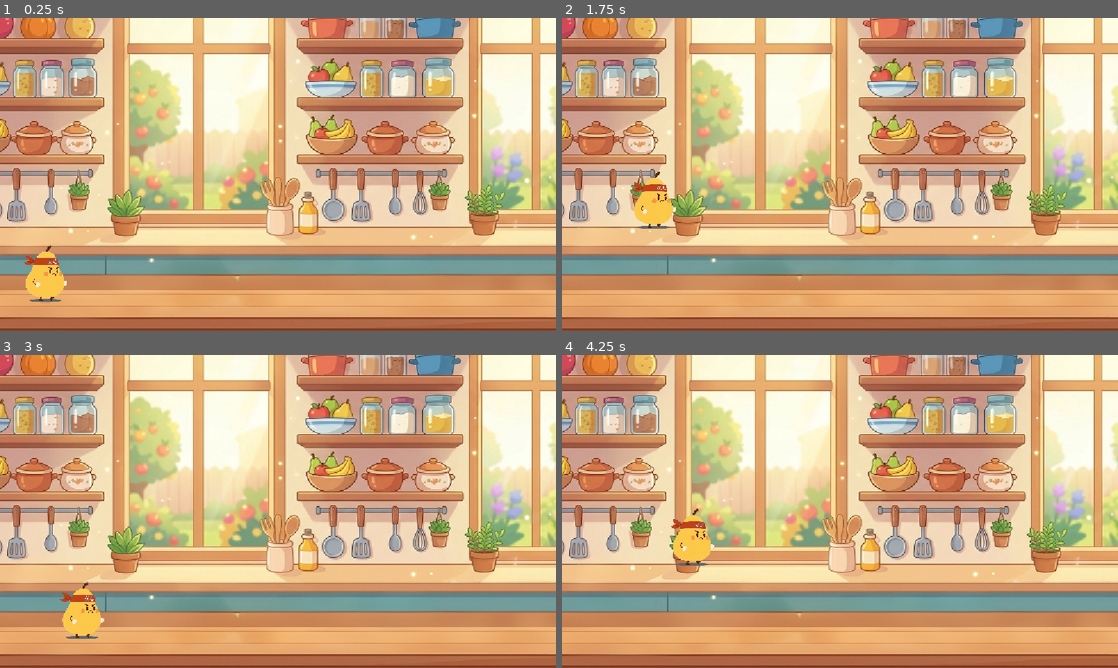
Above: before the commit, frames 1-4 (two rows, left to right).
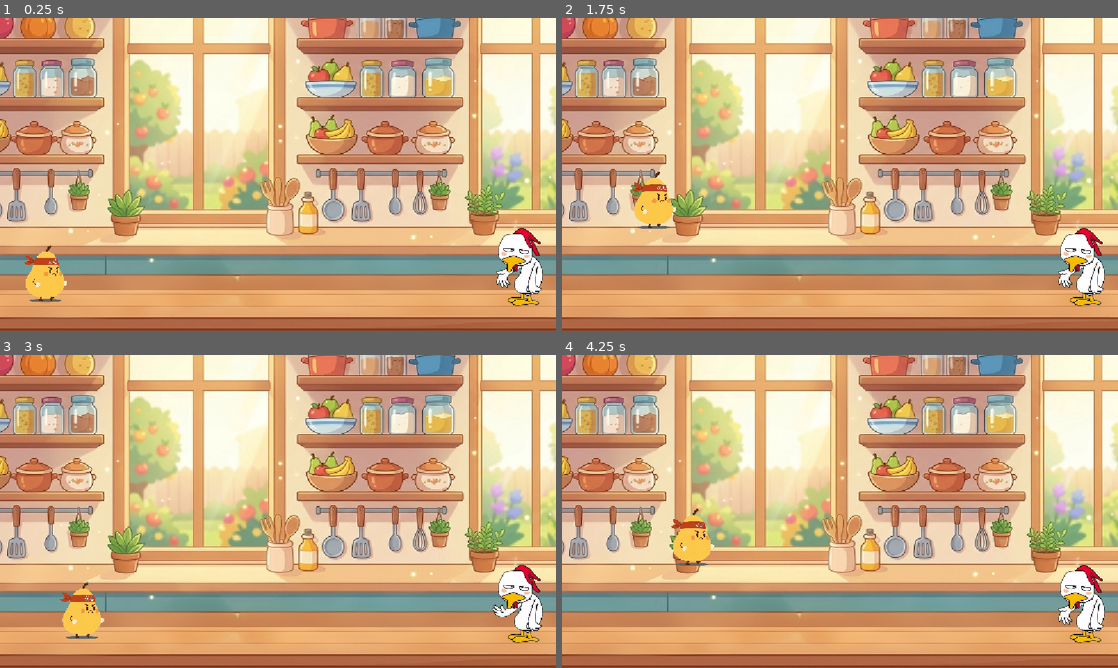
Above: after the commit, the same moments.

Repository: lingdu2012/lixiaozhi
Game: Godot game, scene res://scene/game.tscn
The game is run twice, just before and just after one commit, with the same random seed, the same clock (stepped at 60 frames per second) and the same inputs.
Inputs:
- Up to frame 1 (0.25 s): no input
- Up to frame 2 (1.75 s): tap Enter (ui_accept) at 0.5, 0.77, 1.52 s; hold Right (ui_right) from 0.53 s (still down)
- Up to frame 3 (3 s): release Right (ui_right) at 2.03 s; hold Left (ui_left) 2.03-2.78 s; hold Right (ui_right) from 2.78 s (still down)
- Up to frame 4 (4.25 s): keep holding Right (ui_right); tap Enter (ui_accept) at 3.02, 3.77 s

The runs differ from the first frame. In frame 1, 1.4% of the frame differs, in the area x 89-98%, y 67-92%; in frame 2, 1.4%; in frame 3, 1.4%; in frame 4, 1.4%.

Commit message:
add boss

Diff:
--- /dev/null
+++ b/scene/Boss.tscn
@@ -0,0 +1,73 @@
+[gd_scene format=3 uid="uid://cv8x6m6par54v"]
+
+[ext_resource type="Texture2D" uid="uid://y33bn6bxgfb4" path="res://assets/player/boss_list.png" id="1_argnt"]
+[ext_resource type="Script" path="res://scene/boss.gd" id="2_boss"]
+
+[sub_resource type="AtlasTexture" id="AtlasTexture_khboq"]
+atlas = ExtResource("1_argnt")
+region = Rect2(6480, 0, 720, 720)
+
+[sub_resource type="AtlasTexture" id="AtlasTexture_28qn0"]
+atlas = ExtResource("1_argnt")
+region = Rect2(7200, 0, 720, 720)
+
+[sub_resource type="AtlasTexture" id="AtlasTexture_ua7e3"]
+atlas = ExtResource("1_argnt")
+region = Rect2(10080, 0, 720, 720)
+
+[sub_resource type="AtlasTexture" id="AtlasTexture_0m2yu"]
+atlas = ExtResource("1_argnt")
+region = Rect2(11520, 0, 720, 720)
+
+[sub_resource type="AtlasTexture" id="AtlasTexture_adksj"]
+atlas = ExtResource("1_argnt")
+region = Rect2(12240, 0, 720, 720)
+
+[sub_resource type="AtlasTexture" id="AtlasTexture_cfmku"]
+atlas = ExtResource("1_argnt")
+region = Rect2(13680, 0, 720, 720)
+
+[sub_resource type="SpriteFrames" id="SpriteFrames_5cabw"]
+animations = [{
+"frames": [{
+"duration": 1.0,
+"texture": SubResource("AtlasTexture_khboq")
+}, {
+"duration": 1.0,
+"texture": SubResource("AtlasTexture_28qn0")
+}, {
+"duration": 1.0,
+"texture": SubResource("AtlasTexture_ua7e3")
+}, {
+"duration": 1.0,
+"texture": SubResource("AtlasTexture_0m2yu")
+}, {
+"duration": 1.0,
+"texture": SubResource("AtlasTexture_adksj")
+}, {
+"duration": 1.0,
+"texture": SubResource("AtlasTexture_cfmku")
+}],
+"loop": 1,
+"name": &"boss",
+"speed": 5.0
+}]
+
+[sub_resource type="RectangleShape2D" id="RectangleShape2D_nw4xl"]
+size = Vector2(336, 548)
+
+[node name="Boss" type="CharacterBody2D" unique_id=2127390112]
+script = ExtResource("2_boss")
+
+[node name="AnimatedSprite2D" type="AnimatedSprite2D" parent="." unique_id=1434643383]
+rotation = 3.1415927
+scale = Vector2(1, -1)
+sprite_frames = SubResource("SpriteFrames_5cabw")
+animation = &"boss"
+autoplay = "boss"
+frame_progress = 0.11039825
+speed_scale = 1.5
+
+[node name="CollisionShape2D" type="CollisionShape2D" parent="." unique_id=601131840]
+position = Vector2(20, 17)
+shape = SubResource("RectangleShape2D_nw4xl")
--- /dev/null
+++ b/scene/boss.gd
@@ -0,0 +1,20 @@
+extends CharacterBody2D
+
+@onready var body_shape: CollisionShape2D = $CollisionShape2D
+
+
+# Called every frame. 让 Boss 始终贴着画面右侧边缘
+func _process(_delta: float) -> void:
+	_keep_at_right_edge()
+
+
+# 把 Boss 贴在当前画面的右边缘（按碰撞体尺寸算实际体型，保证整个人都在画面里）
+func _keep_at_right_edge() -> void:
+	var camera := get_viewport().get_camera_2d()
+	if camera == null:
+		return
+	var shape := body_shape.shape as RectangleShape2D
+	# 从节点原点到身体右边缘的距离 = 碰撞体中心偏移 + 一半宽度，再乘上场景缩放
+	var half_body: float = (body_shape.position.x + shape.size.x * 0.5) * global_scale.x
+	var half_view: float = get_viewport().get_visible_rect().size.x * 0.5
+	position.x = camera.global_position.x + half_view - half_body-20
--- a/scene/game.tscn
+++ b/scene/game.tscn
@@ -3,6 +3,7 @@
 [ext_resource type="PackedScene" uid="uid://tnc5amks1qbp" path="res://scene/player.tscn" id="1_5kiuu"]
 [ext_resource type="Texture2D" uid="uid://cdkrs6uxo5sjn" path="res://assets/bg.png" id="1_dbls1"]
 [ext_resource type="Script" uid="uid://be25xndpch32t" path="res://scene/player.gd" id="3_33cqm"]
+[ext_resource type="PackedScene" uid="uid://cv8x6m6par54v" path="res://scene/Boss.tscn" id="4_xwcet"]
 
 [sub_resource type="RectangleShape2D" id="RectangleShape2D_ground"]
 size = Vector2(1600, 120)
@@ -20,6 +21,10 @@
 scale = Vector2(0.2, 0.2)
 script = ExtResource("3_33cqm")
 
+[node name="Boss" parent="." unique_id=726726238 instance=ExtResource("4_xwcet")]
+position = Vector2(413, 240)
+scale = Vector2(0.3, 0.3)
+
 [node name="Ground" type="StaticBody2D" parent="." unique_id=209480824]
 position = Vector2(0, 356)
 
--- a/scene/player.tscn
+++ b/scene/player.tscn
@@ -39,7 +39,7 @@
 }]
 
 [sub_resource type="RectangleShape2D" id="RectangleShape2D_body"]
-size = Vector2(400, 640)
+size = Vector2(397, 640)
 
 [node name="Player" type="CharacterBody2D" unique_id=1439690195]
 
@@ -50,6 +50,6 @@
 frame_progress = 0.090570636
 speed_scale = 2.0
 
-[node name="CollisionShape2D" type="CollisionShape2D" parent="."]
-position = Vector2(0, 40)
+[node name="CollisionShape2D" type="CollisionShape2D" parent="." unique_id=1891993271]
+position = Vector2(-1.5, 40)
 shape = SubResource("RectangleShape2D_body")
Binary file added: assets/player/boss_list.png
Not shown, added: assets/player/boss_list.png.import
Not shown, added: scene/boss.gd.uid
Not shown, changed: .gitignore
